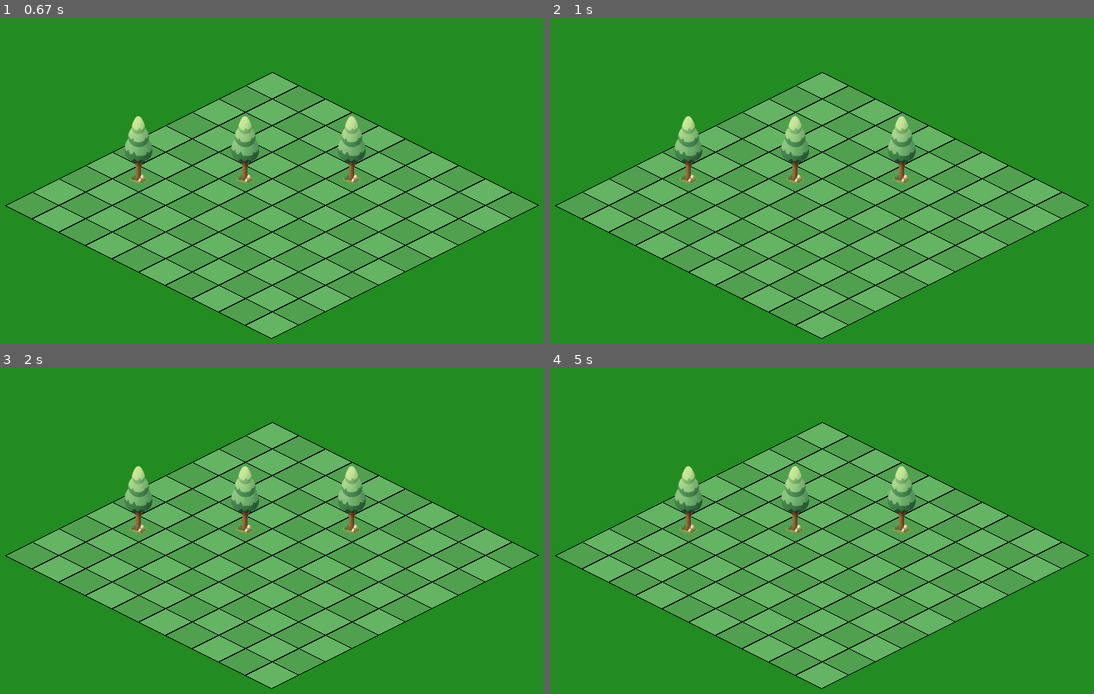
Above: before the commit, frames 1-4 (two rows, left to right).
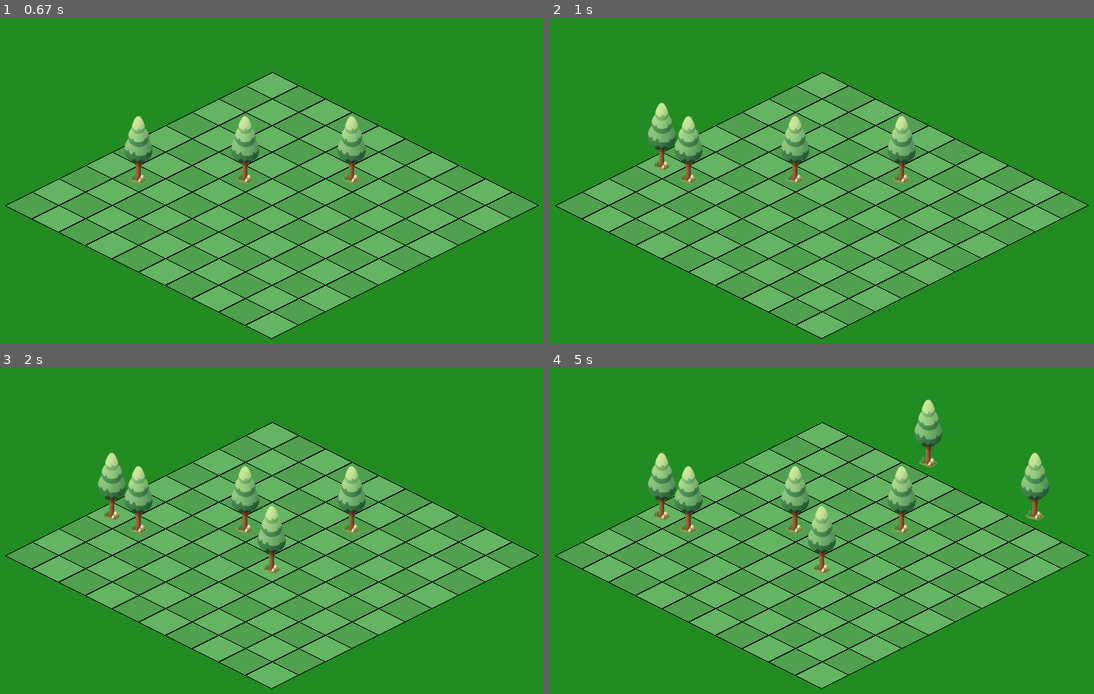
Above: after the commit, the same moments.

Repository: tdimnet/learn-pygame-by-doing
Game: pygame game, started from v2/app.py
The game is run twice, just before and just after one commit, with the same random seed, the same clock (stepped at 60 frames per second) and the same inputs.
Inputs (mouse positions are in pixels of both pictures, inside the frame that each line leads up to):
- Up to frame 1 (0.67 s): tap T at 0.33 s
- Up to frame 2 (1 s): click (664, 213) at 0.72 s
- Up to frame 3 (2 s): tap T at 1 s; click (288, 394) at 1.38 s; click (282, 612) at 1.72 s
- Up to frame 4 (5 s): tap T at 2.57, 4.3 s; click (1028, 547) at 2.88 s; click (1061, 674) at 4.62 s; click (958, 495) at 4.95 s

Frame 1 is identical in both runs. In frame 2, 0.6% of the frame differs, in the area x 17-24%, y 26-47%; in frame 3, 1.1%; in frame 4, 2.4%, in the area x 17-92%, y 9-64%.

Commit message:
Can now a placement mode for the tree

Diff:
--- a/v2/app.py
+++ b/v2/app.py
@@ -24,6 +24,17 @@
     x = (gx - gy) * (TILE_WIDTH // 2)
     y = (gx + gy) * (TILE_HEIGHT // 2)
     return x, y
+
+
+def screen_to_grid(mx: int, my: int, offset: tuple[int, int]) -> tuple[int, int]:
+    ox, oy = offset
+    mx -= ox
+    my -= oy
+
+    gx = (mx / (TILE_WIDTH / 2) + my / (TILE_HEIGHT / 2)) / 2
+    gy = (my / (TILE_HEIGHT / 2) - mx / (TILE_WIDTH / 2)) / 2
+
+    return int(gx), int(gy)
 
 
 def draw_tile(
@@ -83,6 +94,8 @@
         SCREEN_HEIGHT // 4
     )
 
+    placing_tree = False
+
     tree_sprite = pygame.image.load("./assets/tree.png").convert_alpha()
     tree_sprite = pygame.transform.smoothscale(tree_sprite, (64, 128))
 
@@ -108,6 +121,18 @@
             if event.type == pygame.QUIT:
                 running = False
 
+            if event.type == pygame.KEYDOWN:
+                if event.key == pygame.K_t:
+                    placing_tree = not placing_tree
+
+            if event.type == pygame.MOUSEBUTTONDOWN and placing_tree:
+                mx, my = pygame.mouse.get_pos()
+                gx, gy = screen_to_grid(mx, my, offset)
+
+                if 0 <= gx < GRID_WIDTH and 0 <= gy < GRID_HEIGHT:
+                    trees.append((gx, gy))
+                    placing_tree = False
+
         # Idle economy update
 
 
@@ -129,6 +154,20 @@
                     offset=offset
                 )
 
+        if placing_tree:
+            mx, my = pygame.mouse.get_pos()
+            gx, gy = screen_to_grid(mx, my, offset)
+
+            if (gx, gy) in iso_cache:
+                iso_x, iso_y = iso_cache[(gx, gy)]
+                px = iso_x + offset[0]
+                py = iso_y + offset[1]
+
+                ghost_rect = tree_sprite.get_rect(midbottom=(px, py))
+                ghost = tree_sprite.copy()
+                ghost.set_alpha(120)
+                screen.blit(ghost, ghost_rect)
+
         for gx, gy in sorted(trees, key=lambda t: t[0] + t[1]):
             iso_x, iso_y = iso_cache[(gx, gy)]
             px = iso_x + offset[0]
